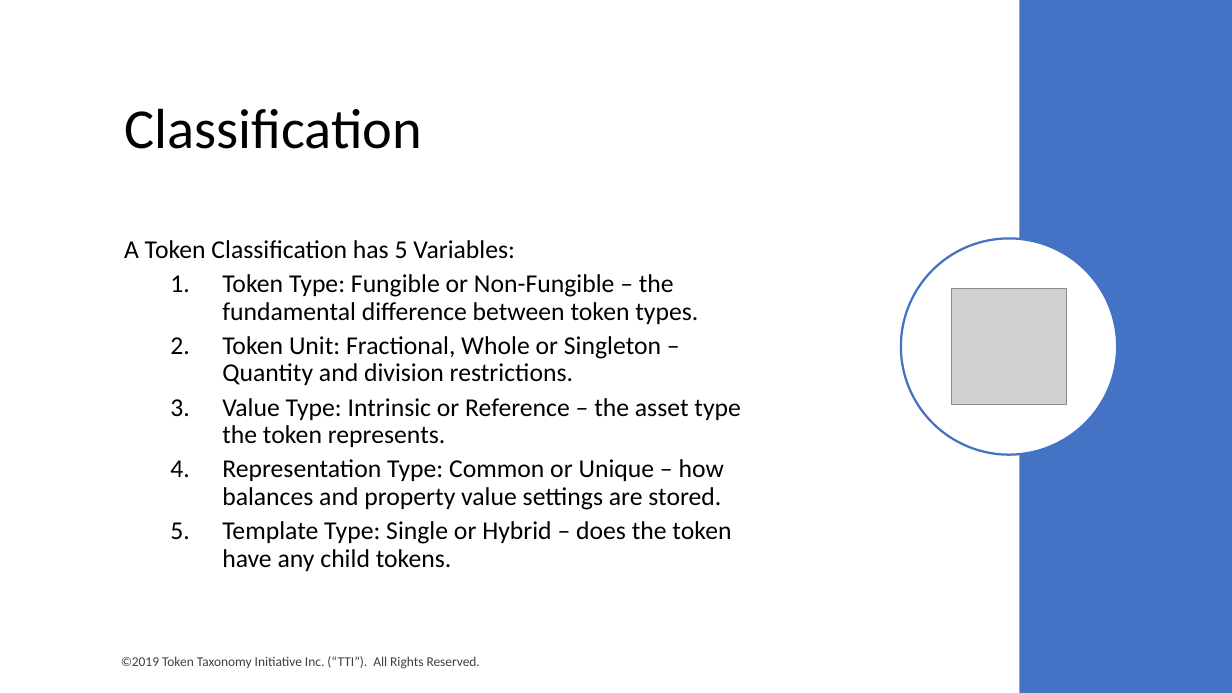
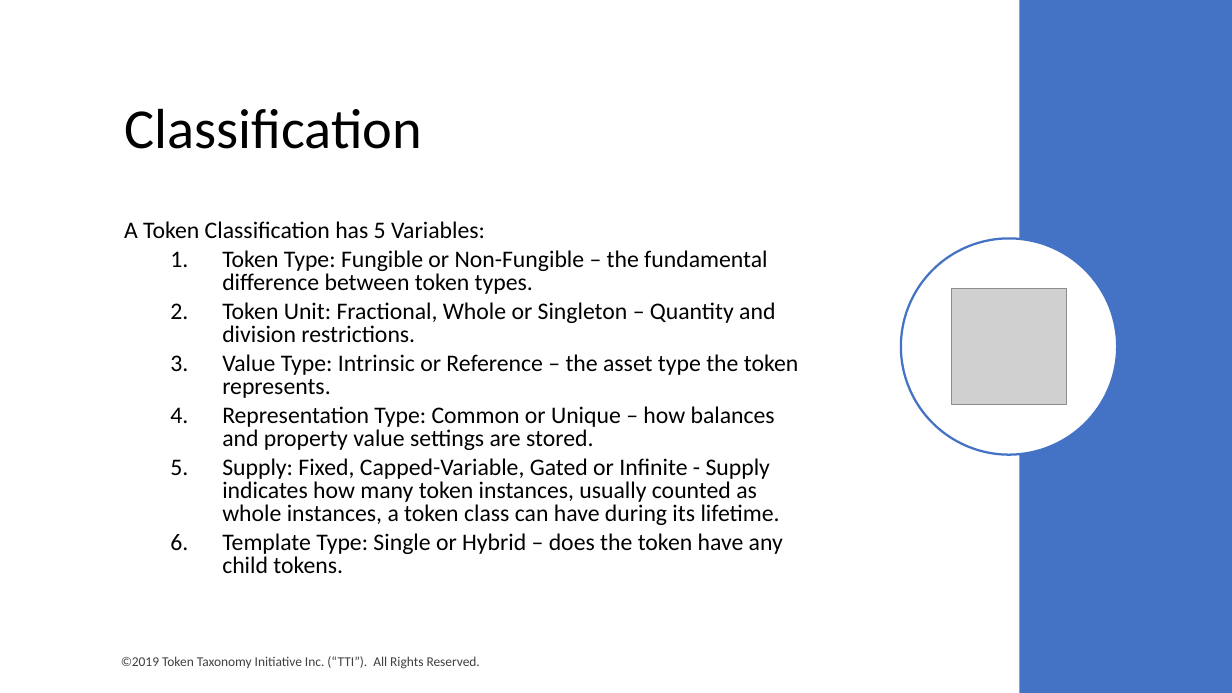
Before and after one commit to vipinsun/TokenTaxonomyFramework-pub, a slide deck: slide 18 of presentations/TTF-Presentation.pptx. Drawn at 1232x693 pixels with LibreOffice and Linux fonts; fonts in the diff are those of the drawing; grey boxes stand for pictures. Boxes give left, top, right and bottom in pixels: in the first picture for what was removed or moved away, otherwise in the second. Text is boxed around its words. In the diff, an @@ line names an element or a change of style, - is before the commit and + after.

Commit message:
Fix TTF-Overview slides
Adding Supply to classification.

```diff
--- a/presentations/TTF-Presentation.pptx
+++ b/presentations/TTF-Presentation.pptx
@@ text "A Token Classification has 5 ...": place and size @@
-text "A Token Classification has 5 ..." at (124, 240, 740, 571)
+text "A Token Classification has 5 ..." at (124, 221, 799, 573)
@@ text at (124, 221, 799, 573): size 20 to 18.5 pt in "A Token Classification has 5 Variables:", "Token Type: Fungible or Non-Fungible – the ...", "Token Unit: Fractional, Whole or Singleton – ...", "Value Type: Intrinsic or Reference – the ..." and 2 more places; line spacing 0.9 to 0.8 @@
@@ text at (222, 458, 780, 525): paragraph added @@
+  5. Supply: Fixed, Capped-Variable, Gated or Infinite - Supply indicates how many token instances, usually counted as whole instances, a token class can have during its lifetime.
```
